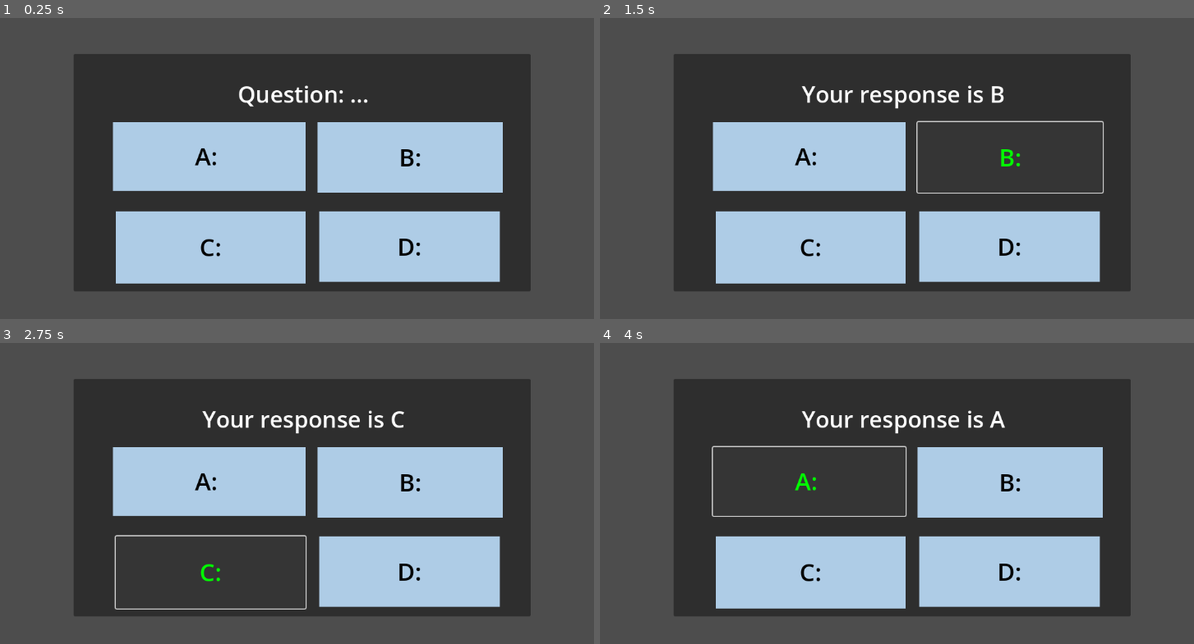
Above: before the commit, frames 1-4 (two rows, left to right).
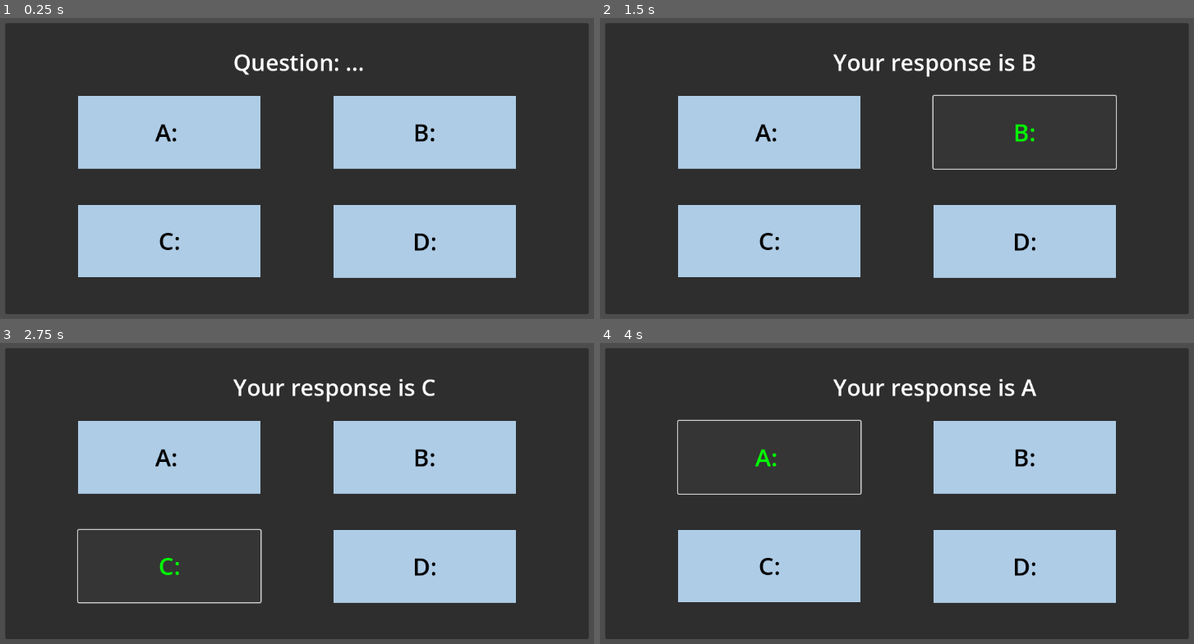
Above: after the commit, the same moments.

Repository: hfxbse/mparty
Game: Godot game, scene res://HUD/node_2dQuestion.tscn
Two runs of this game, one before a commit and one after it. Both use one fixed random seed, a clock stepped at 60 frames per second and the inputs below. This scene is started directly instead of the project's main scene.
Inputs:
- Up to frame 1 (0.25 s): no input
- Up to frame 2 (1.5 s): click "A:" at 0.5 s; click "B:" at 1.25 s
- Up to frame 3 (2.75 s): click "C:" at 2 s
- Up to frame 4 (4 s): click "D:" at 2.75 s; click "A:" at 3.5 s

The runs differ from the first frame. In frame 1, 55% of the frame differs, in the area x 0-100%, y 1-99%; in frame 2, 51%; in frame 3, 52%; in frame 4, 49%.

Commit message:
idk what happened but changes happened ig

Diff:
--- a/HUD/node_2dQuestion.tscn
+++ b/HUD/node_2dQuestion.tscn
@@ -31,18 +31,18 @@
 script = ExtResource("1_p0w7b")
 
 [node name="Panel" type="Panel" parent="Question"]
-offset_left = 184.0
-offset_top = 118.0
-offset_right = 986.0
-offset_bottom = 536.0
+offset_left = 64.0
+offset_top = 64.0
+offset_right = 1088.0
+offset_bottom = 576.0
 pivot_offset = Vector2(336, 166)
 
 [node name="Label" type="Label" parent="Question/Panel"]
 layout_mode = 0
-offset_left = 27.0
-offset_top = 8.0
-offset_right = 780.0
-offset_bottom = 133.0
+offset_left = 400.0
+offset_top = 40.0
+offset_right = 628.0
+offset_bottom = 98.0
 theme_override_colors/font_color = Color(1, 1, 1, 1)
 theme_override_font_sizes/font_size = 40
 text = "Question: ..."
@@ -56,10 +56,10 @@
 anchor_top = 1.167
 anchor_right = 0.342
 anchor_bottom = 1.167
-offset_left = -205.284
-offset_top = -367.806
-offset_right = 132.716
-offset_bottom = -246.806
+offset_left = -222.208
+offset_top = -469.504
+offset_right = 97.792
+offset_bottom = -341.504
 pivot_offset = Vector2(43, 2)
 theme_override_colors/font_color = Color(0, 0, 0, 1)
 theme_override_colors/font_hover_color = Color(0, 1, 0, 1)
@@ -75,10 +75,10 @@
 anchor_top = 1.167
 anchor_right = 0.342
 anchor_bottom = 1.167
-offset_left = 153.716
-offset_top = -367.806
-offset_right = 478.716
-offset_bottom = -243.806
+offset_left = 225.792
+offset_top = -469.504
+offset_right = 545.792
+offset_bottom = -341.504
 pivot_offset = Vector2(43, 2)
 theme_override_colors/font_color = Color(0, 0, 0, 1)
 theme_override_colors/font_hover_color = Color(0, 1, 0, 1)
@@ -94,10 +94,10 @@
 anchor_top = 1.167
 anchor_right = 0.342
 anchor_bottom = 1.167
-offset_left = -200.284
-offset_top = -210.806
-offset_right = 132.716
-offset_bottom = -83.806
+offset_left = -222.208
+offset_top = -277.504
+offset_right = 97.792
+offset_bottom = -150.504
 pivot_offset = Vector2(43, 2)
 theme_override_colors/font_color = Color(0, 0, 0, 1)
 theme_override_colors/font_hover_color = Color(0, 1, 0, 1)
@@ -113,10 +113,10 @@
 anchor_top = 1.167
 anchor_right = 0.342
 anchor_bottom = 1.167
-offset_left = 156.716
-offset_top = -210.806
-offset_right = 473.716
-offset_bottom = -86.806
+offset_left = 225.792
+offset_top = -277.504
+offset_right = 545.792
+offset_bottom = -149.504
 pivot_offset = Vector2(43, 2)
 theme_override_colors/font_color = Color(0, 0, 0, 1)
 theme_override_colors/font_hover_color = Color(0, 1, 0, 1)
